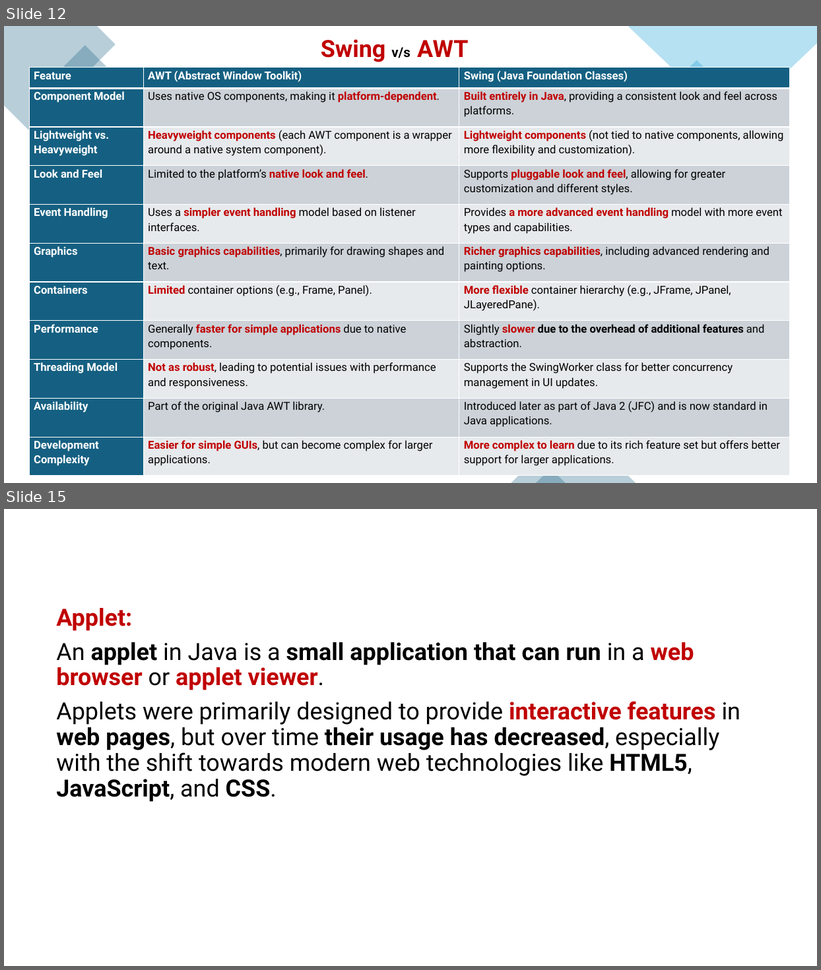
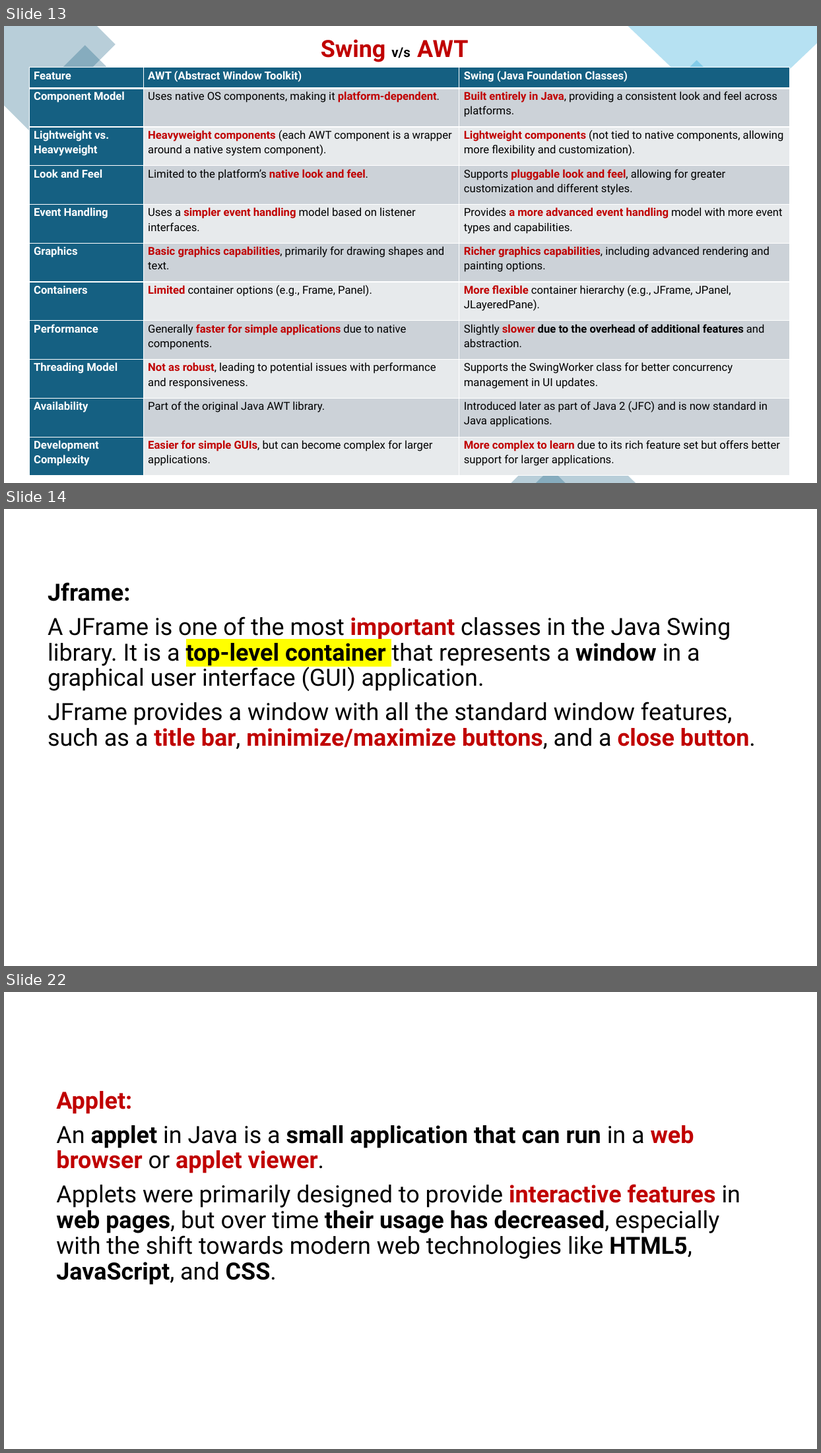
Before and after one commit to PRAMOD-VISHNU-NAIK/MCA-2nd-Sem-Shridevi-College, a slide deck: Theory Class-Notes/Complete Syllabus and Notes/Module-5 GUI and Applet.pptx. Shown one above the other, each under a label of ours: slides 12 and 15 before the commit, slides 13, 14 and 22 after it; the slides between them are not shown. The pictures are 821x970 and 821x1453 pixels, drawn with LibreOffice and Linux fonts; fonts in the diff are those of the drawing. Boxes give left, top, right and bottom in pixels: in the first picture for what was removed or moved away, otherwise in the second. Text is boxed around its words. In the diff, an @@ line names an element or a change of style, - is before the commit and + after.

```diff
--- a/Theory Class-Notes/Complete Syllabus and Notes/Module-5 GUI and Applet.pptx
+++ b/Theory Class-Notes/Complete Syllabus and Notes/Module-5 GUI and Applet.pptx
@@ slide 14 added at box(4, 509, 817, 966), background #FFFFFF @@
@@ text added at box(48, 582, 756, 749), 28 pt, text #000000 @@
+Jframe:
+A JFrame is one of the most important classes in the Java Swing library. It is a top-level container that represents a window in a graphical user interface (GUI) application.
+JFrame provides a window with all the standard window features, such as a title bar, minimize/maximize buttons, and a close button.
@@ what was slide 12 is now slide 13 @@
@@ what was slide 15 is now slide 22 @@
```
Also in this commit, not shown: 1 slide changed, 4 other slides added, 1 slide removed, 6 other files.
